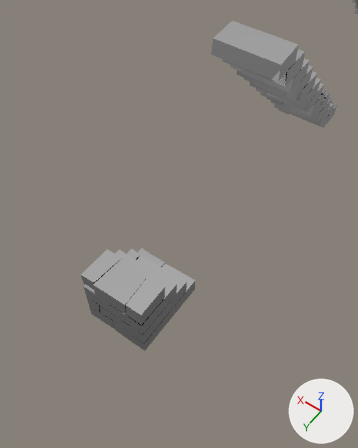
The FBX model Assets/Art/Models/Environment/Architecture/Stairs.fbx: old version first, new version second.
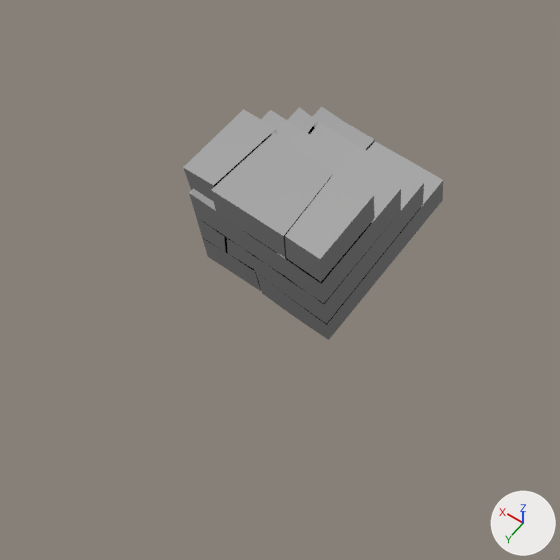
Each version is shown from a camera (50 mm lens) standing at (-25.58, 17.32, 6.6) and looking at (-23.23, 14.03, 1.42), then close up on the part from 0% to 69% of the width and 45% to 100% of the height. The axes (+X, +Y, +Z) are drawn at lower right. The lights are the same throughout. Where no turn or scale is listed for an object, it has been applied to the vertices.

Names of what the first close-up shows: 'StairsStone1x1m'.
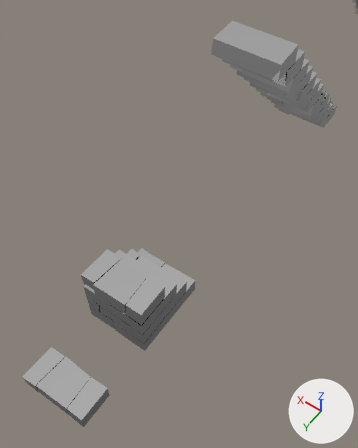
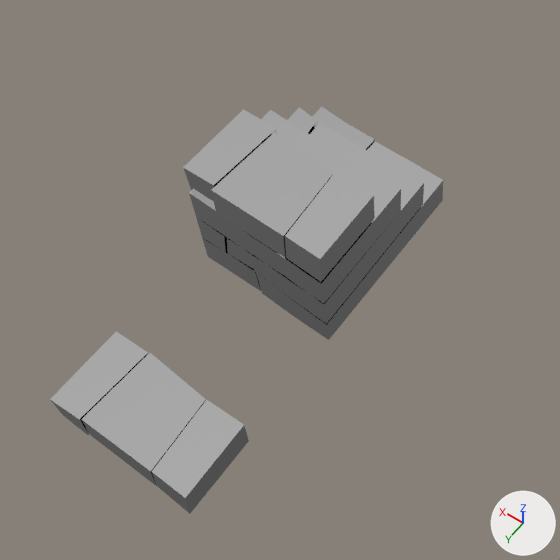
Patch to the scene script:
```diff
--- a/Assets/Art/Models/Environment/Architecture/Stairs.fbx.py
+++ b/Assets/Art/Models/Environment/Architecture/Stairs.fbx.py
@@ me_stairsstonesinglestep_001 @@
+me_stairsstonesinglestep_001.from_pydata(...)  # 24 vertices, 18 faces; spans x -0.5..0.5, y -0.011..0.54, z -0.055..0.252
+me_stairsstonesinglestep_001.materials.append(mat_imphenziapixpal)  # its picture is missing
@@ ob_stairsstonesinglestep @@
+ob_stairsstonesinglestep = bpy.data.objects.new('StairsStoneSingleStep', me_stairsstonesinglestep_001)
+ob_stairsstonesinglestep.location = (-23.0, 16.0, 0.0)
```

Where the change shows, as pixel boxes [x1, y1, x2, y2] in the close-ups (560 x 560 px):
'StairsStoneSingleStep', added: after [50, 332, 249, 514]
